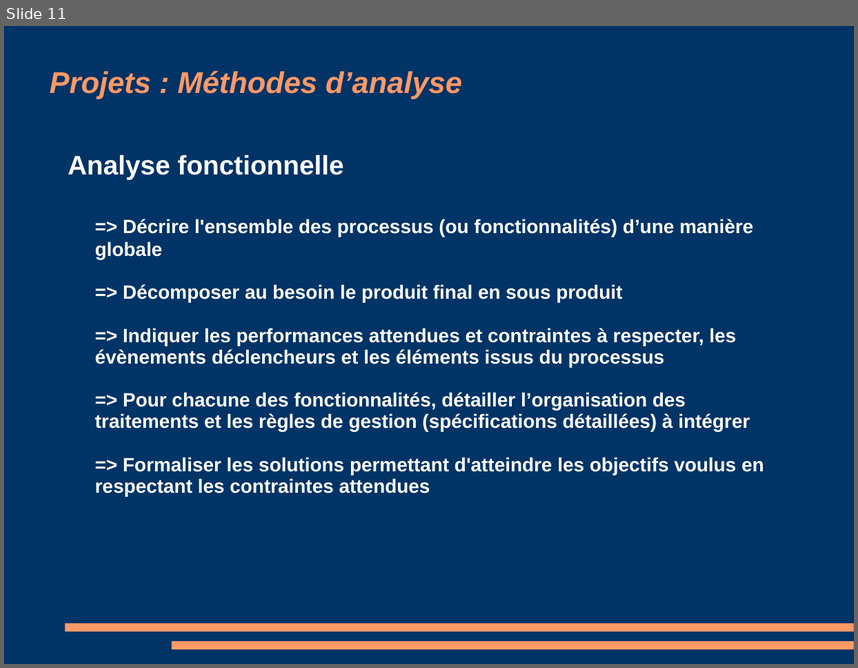
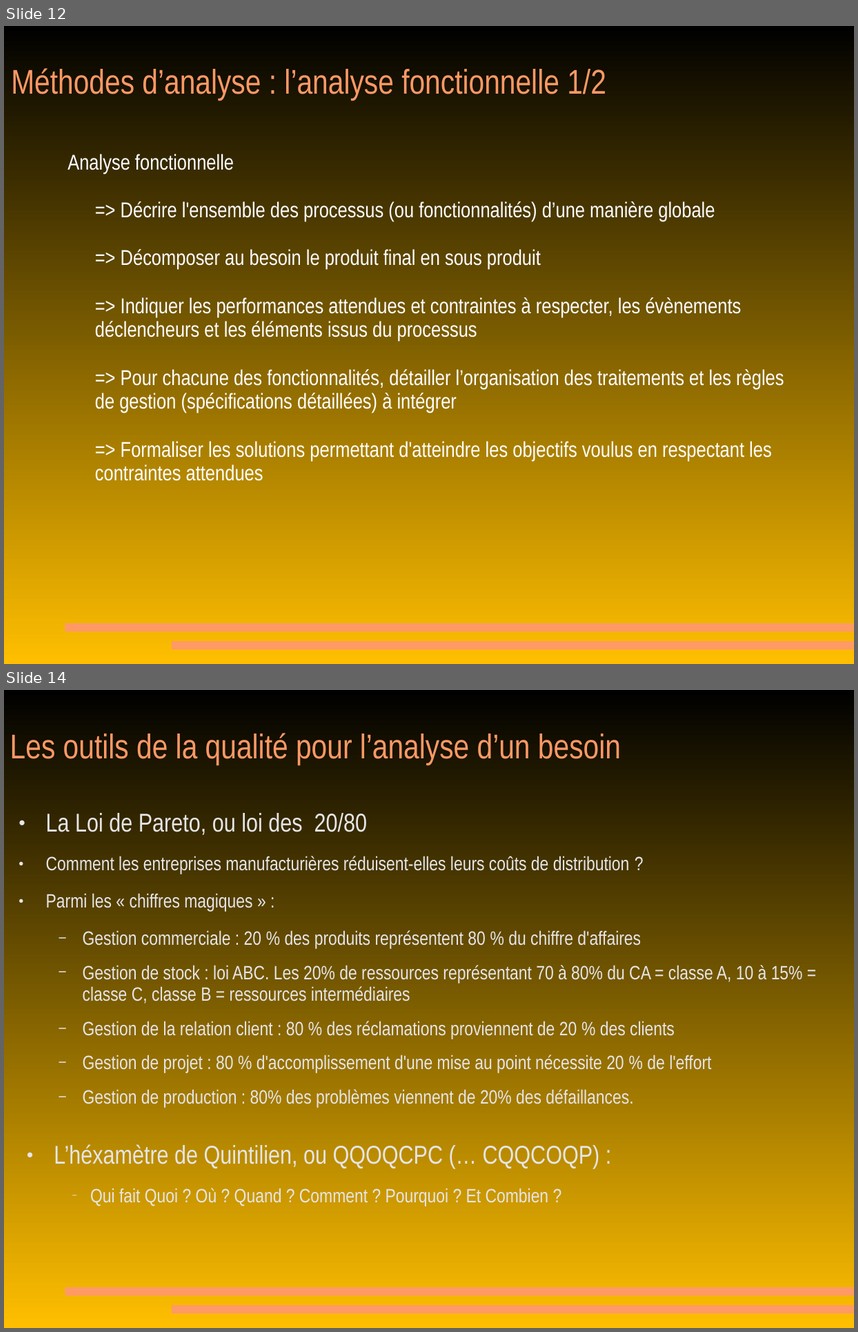
Before and after one commit to MichaelMondou/Cours, a slide deck: Gestion de projet/010 cours 1 gestion projet.pps. Shown one above the other, each under a label of ours: slide 11 before the commit, slides 12 and 14 after it; the slides between them are not shown. The pictures are 858x668 and 858x1332 pixels, drawn with LibreOffice and Linux fonts; fonts in the diff are those of the drawing. Boxes give left, top, right and bottom in pixels: in the first picture for what was removed or moved away, otherwise in the second. Text is boxed around its words. In the diff, an @@ line names an element or a change of style, - is before the commit and + after.

Commit message:
Les PDFs de gestion de projet à jour.

```diff
--- a/Gestion de projet/010 cours 1 gestion projet.pps
+++ b/Gestion de projet/010 cours 1 gestion projet.pps
@@ slide 14 added at (4,690,854,1328), background gradient #000000 to #FFBF00; not listed: 2 template elements that a slide beside it also shows @@
@@ title added at (10,733,621,765), 32 pt, text #FF9966 @@
+Les outils de la qualité pour l’analyse d’un besoin
@@ text added at (46,813,803,1107), 18 pt, text #E6E6E6 @@
+● La Loi de Pareto, ou loi des 20/80
+● Comment les entreprises manufacturières réduisent-elles leurs coûts de distribution ?
+● Parmi les « chiffres magiques » :
+  − Gestion commerciale : 20 % des produits représentent 80 % du chiffre d'affaires
+  − Gestion de stock : loi ABC. Les 20% de ressources représentant 70 à 80% du CA = classe A, 10 à 15% = classe C, classe B = ressources intermédiaires
+  − Gestion de la relation client : 80 % des réclamations proviennent de 20 % des clients
+  − Gestion de projet : 80 % d'accomplissement d'une mise au point nécessite 20 % de l'effort
+  − Gestion de production : 80% des problèmes viennent de 20% des défaillances.
@@ text added at (54,1144,600,1206), 18 pt, text #E6E6E6 @@
+● L’héxamètre de Quintilien, ou QQOQCPC (… CQQCOQP) :
+  − Qui fait Quoi ? Où ? Quand ? Comment ? Pourquoi ? Et Combien ?
@@ what was slide 11 is now slide 12 @@
@@ slide 12 changed as well @@
@@ background #003366 to gradient #000000 to #FFBF00 @@
@@ title at (11,68,606,100): text changed; size 28 to 32 pt; font Arial to Arial Narrow; bold off; italic off @@
-Projets : Méthodes d’analyse
+Méthodes d’analyse : l’analyse fonctionnelle 1/2
@@ text "Analyse fonctionnelle" at (67,154,784,481): size 25 to 20 pt in "Analyse fonctionnelle"; font Arial to Arial Narrow, bold off, size 18 to 20 pt @@
```
Also in this commit, not shown: 5 other slides changed, 8 other slides added, 8 slides removed, 9 other files.
